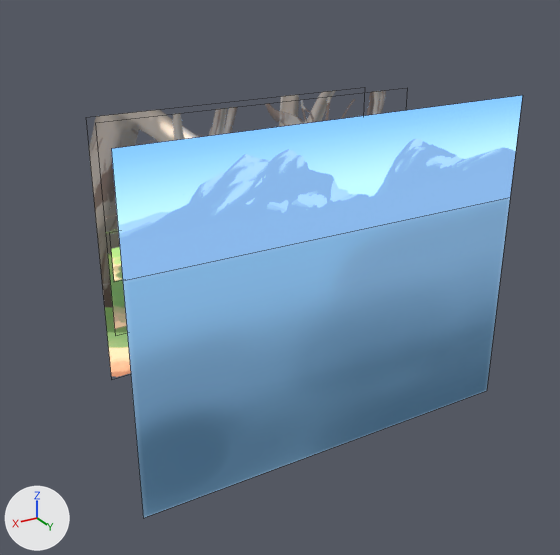
An edit to the FBX model Assets/Meshes/OBJ_HARRY_billab_01_A.fbx, drawn before and after from the same camera.
Rendered twice from a 50 mm camera at (0.93, 1.284, 0.725) aimed at (0.092, -0.115, 0.026). Lighting does not change. The marker at lower left points along +X, +Y and +Z. Mesh edges are drawn as thin lines. Where no turn or scale is listed for an object, it has been applied to the vertices.

Names of what the first picture shows: 'far_land', 'mid_land', 'near_land', 'water_and_mountains'.
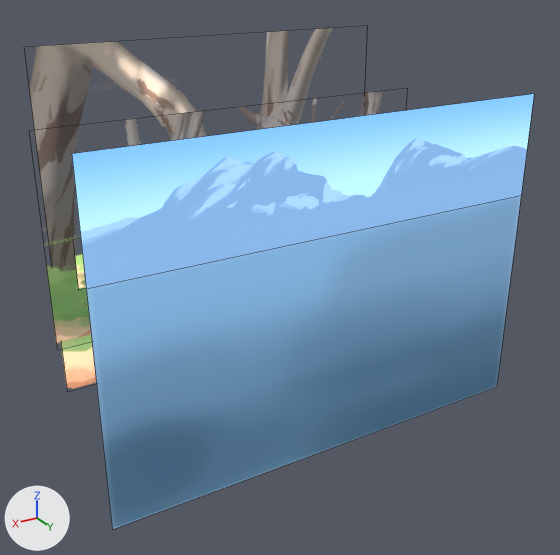
What differs and where, as boxes (x1, y1, x2, y2) in the pictures (560 x 555 px):
'water_and_mountains', mesh rescaled (12% wider): before (111, 95, 522, 518); after (72, 94, 534, 529)
'near_land', reshaped (23% wider, 26% taller): before (89, 90, 336, 377); after (29, 28, 333, 389)
'mid_land', reshaped (21% wider): before (108, 90, 386, 329); after (46, 91, 382, 344)
'far_land', reshaped: before (111, 247, 123, 281); after (75, 254, 86, 288)

Diff of the bpy script that builds the scene:
```diff
--- a/Assets/Meshes/OBJ_HARRY_billab_01_A.fbx.py
+++ b/Assets/Meshes/OBJ_HARRY_billab_01_A.fbx.py
@@ me_mesh @@
 me_mesh.from_pydata(...)  # 6 vertices, 2 faces; spans x -0.5..0.5, y 0.0, z -0.4..0.4
 # used by ob_water_and_mountains; location = (0.0, 0.0, 0.0)
+# me_mesh part 4: the whole mesh is scaled about its middle by (1.11, 1, 1), then moved by (0.015, 0.0, 0.0)
 me_mesh.materials.append(mat_obj_harry_billab_mounts_01_a)
@@ me_mesh_003 @@
 me_mesh_003.from_pydata(...)  # 4 vertices, 1 face; spans x -0.138..0.5, y -0.13, z -0.126..0.431
 # used by ob_near_land; location = (0.0, 0.0, 0.0)
-me_mesh_003.vertices[0].co = (0.5, -0.13, 0.431)
-me_mesh_003.vertices[1].co = (-0.138, -0.13, 0.431)
-me_mesh_003.vertices[2].co = (0.5, -0.13, -0.126)
+# me_mesh_003 part 3
+me_mesh_003.vertices[0].co = (0.596, -0.13, 0.562)
+me_mesh_003.vertices[1].co = (-0.138, -0.13, 0.562)
+me_mesh_003.vertices[2].co = (0.596, -0.13, -0.126)
 me_mesh_003.materials.append(mat_obj_harry_billab_foreisland_01_a)
@@ me_mesh_001 @@
 me_mesh_001.from_pydata(...)  # 4 vertices, 1 face; spans x -0.5..0.5, y -0.052, z 0.128..0.229
 # used by ob_far_land; location = (0.0, 0.0, 0.0)
-me_mesh_001.vertices[0].co = (-0.5, -0.052, 0.128)
-me_mesh_001.vertices[1].co = (0.5, -0.052, 0.128)  # pixel (114, 282)
-me_mesh_001.vertices[2].co = (-0.5, -0.052, 0.229)
-me_mesh_001.vertices[3].co = (0.5, -0.052, 0.229)
+# me_mesh_001 part 2
+me_mesh_001.vertices[0].co = (-0.536, -0.052, 0.128)
+me_mesh_001.vertices[1].co = (0.569, -0.052, 0.128)
+me_mesh_001.vertices[2].co = (-0.536, -0.052, 0.229)
+me_mesh_001.vertices[3].co = (0.569, -0.052, 0.229)
 me_mesh_001.materials.append(mat_obj_harry_billab_land_01_a)
@@ me_mesh_002 @@
 me_mesh_002.from_pydata(...)  # 4 vertices, 1 face; spans x -0.215..0.5, y -0.076, z 0.003..0.431
 # used by ob_mid_land; location = (0.0, 0.0, 0.0)
-me_mesh_002.vertices[0].co = (0.5, -0.076, 0.431)
-me_mesh_002.vertices[2].co = (0.5, -0.076, 0.003)
+# me_mesh_002 part 1
+me_mesh_002.vertices[0].co = (0.617, -0.076, 0.431)
+me_mesh_002.vertices[2].co = (0.617, -0.076, 0.003)
 me_mesh_002.materials.append(mat_obj_harry_billab_land_01_a)
```
